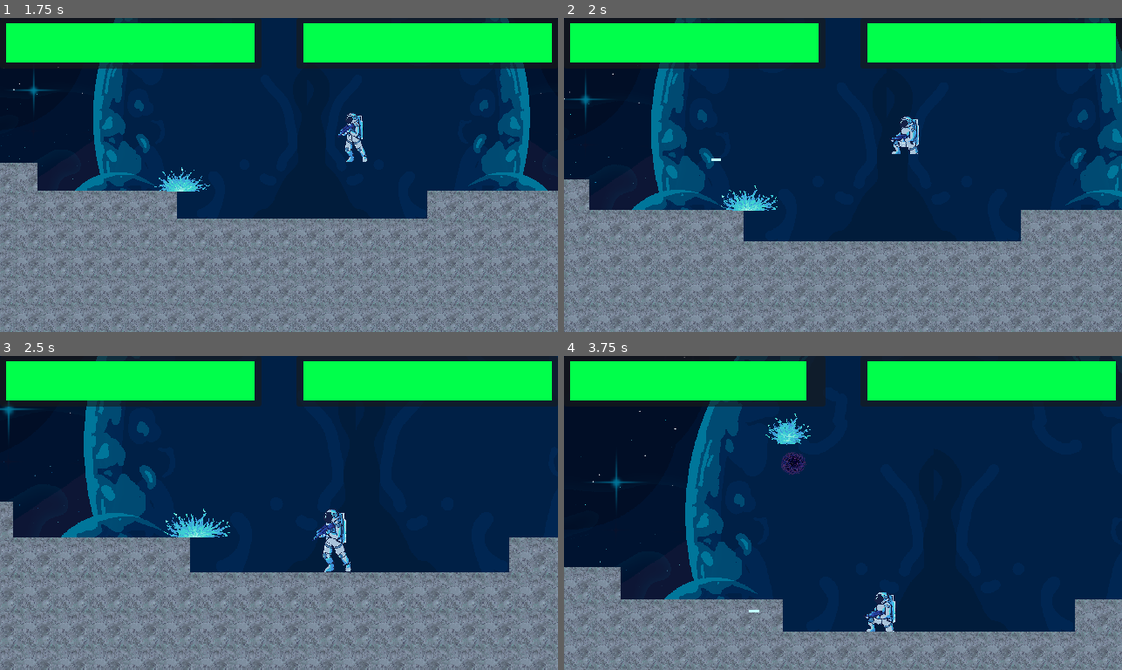
Above: before the commit, frames 1-4 (two rows, left to right).
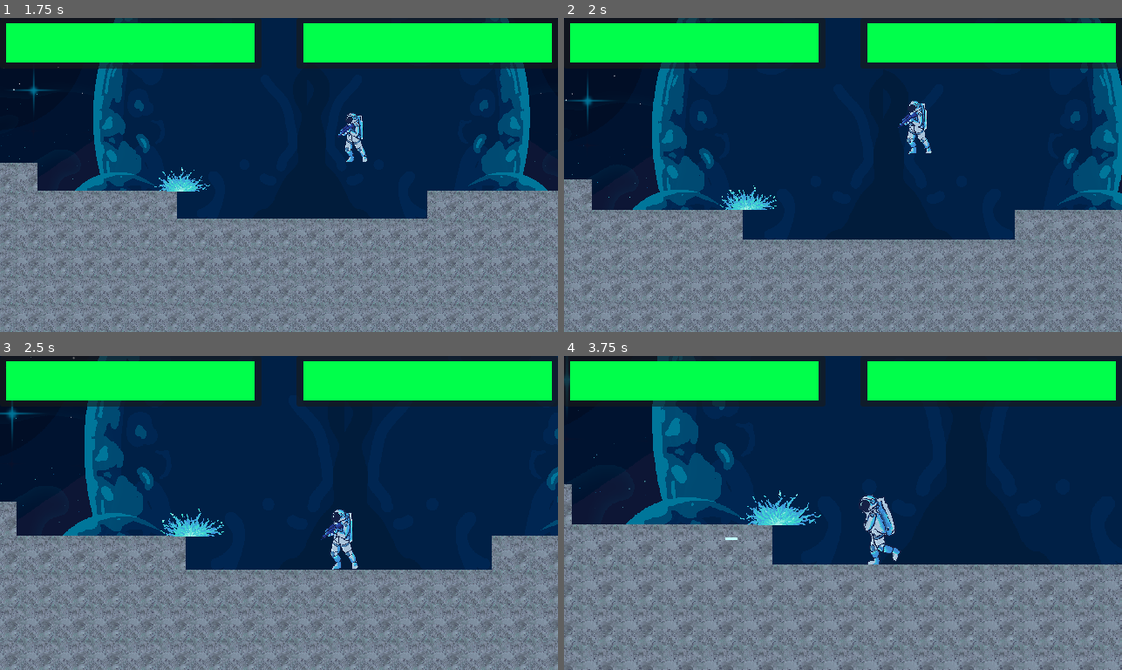
Above: after the commit, the same moments.

Repository: Abel-Breaker/CuanticFight
Game: Godot game, scene res://scenes/ui/MainMenu.tscn
Same seed, same stepped clock (60 frames per second), same inputs: the game is played once before the commit and once after it.
Inputs (mouse positions are in pixels of both pictures, inside the frame that each line leads up to):
- Up to frame 1 (1.75 s): click "PLAY" at 0.5 s; move the mouse to (401, 159) at 1.27 s; hold Left (move_left_2) from 1.28 s (still down); tap Shift (light_attack_2) at 1.35 s; tap Up (jump_2) at 1.52 s
- Up to frame 2 (2 s): keep holding Left (move_left_2); tap Up (jump_2) at 1.82 s
- Up to frame 3 (2.5 s): move the mouse to (167, 528) at 2.02 s; release Left (move_left_2) at 2.03 s; tap Left (move_left_2) at 2.1 s; tap Up (jump_2) at 2.27 s; tap Right (move_right_2) at 2.3 s
- Up to frame 4 (3.75 s): tap Up (jump_2) at 2.57 s; move the mouse to (898, 443) at 2.77 s; hold Right (move_right_2) 2.78-3.53 s; tap / (ranged_attack_2) at 3.05, 3.6 s; move the mouse to (815, 575) at 3.52 s

Frame 1 is identical in both runs. In frame 2, 13% of the frame differs, in the area x 0-100%, y 0-100%; in frame 3, 15%; in frame 4, 33%.

Commit message:
Created AIController_2

Diff:
--- /dev/null
+++ b/scenes/core/AIController_2.tscn
@@ -0,0 +1,21 @@
+[gd_scene format=3 uid="uid://dvudj2eu3busr"]
+
+[ext_resource type="Script" uid="uid://ibxg6w1k3o0l" path="res://scripts/core/AIController_2.gd" id="1_h8dcl"]
+
+[node name="AIController2" type="Node" unique_id=581048184]
+script = ExtResource("1_h8dcl")
+
+[node name="DecisionTimer" type="Timer" parent="." unique_id=1323288523]
+wait_time = 0.25
+
+[node name="StartingTime" type="Timer" parent="." unique_id=1084288085]
+one_shot = true
+
+[node name="CanDoActionTimer" type="Timer" parent="." unique_id=1377401228]
+wait_time = 0.325
+one_shot = true
+
+[node name="MoveTimer" type="Timer" parent="." unique_id=1293156933]
+one_shot = true
+
+[node name="CollideInFront" type="RayCast2D" parent="." unique_id=854637018]
--- /dev/null
+++ b/scripts/core/AIController_2.gd
@@ -0,0 +1,208 @@
+extends Node
+
+enum DecisionState {ESCAPE, CATCH, ATTACK_MIDRANGE, ATTACK_CLOSERANGE}
+
+@onready var starting_timer: Timer = $StartingTime
+@onready var decision_timer: Timer = $DecisionTimer
+@onready var can_do_action_timer: Timer = $CanDoActionTimer
+@onready var move_timer: Timer = $MoveTimer
+@onready var collide_front_raycast: RayCast2D = $CollideInFront
+
+@export var far_distance: float = 300
+@export var near_distance: float = 60
+@export var view_distance_to_jump: float = 60
+
+var enemy : CharacterParent
+var myCharacter : CharacterParent
+
+var mood : DecisionState = DecisionState.ATTACK_MIDRANGE
+#var time_since_last_jump : float = 0
+var end_movement_to_left_int: int = 0
+var can_make_action: bool = true
+
+var isSetUp = false
+
+func _ready() -> void:
+	starting_timer.timeout.connect(func():
+		isSetUp = true
+		decision_timer.start()
+		think_next_decision_state()
+	, CONNECT_ONE_SHOT)
+	decision_timer.timeout.connect(think_next_decision_state)
+	can_do_action_timer.timeout.connect(allow_actions)
+
+func setup(inEnemy : CharacterParent, inControlledCharacter : CharacterParent) -> void:
+	enemy = inEnemy
+	myCharacter = inControlledCharacter
+	starting_timer.start()
+
+func allow_actions():
+	can_make_action = true
+
+func think_next_decision_state():
+	if not myCharacter or not is_instance_valid(myCharacter): return
+
+	var dx = enemy.global_position.x - myCharacter.global_position.x
+	var enemy_vel = enemy.velocity
+	var distance = abs(dx)
+	if distance > far_distance and randf() < 0.8:
+		mood = DecisionState.CATCH
+	elif distance <= near_distance:
+		mood = DecisionState.ATTACK_CLOSERANGE
+	#elif ((dx > 0 and enemy_vel.x > 0) or (dx < 0 and enemy_vel.x < 0)) \
+	#	and enemy.current_health <= myCharacter.current_health:
+	#
+	#	mood = DecisionState.HUNTING
+	#elif (myCharacter.current_health < enemy.current_health * 0.5):
+	#	mood = DecisionState.ESCAPING
+	else:
+		mood = DecisionState.ATTACK_MIDRANGE
+
+	print("DEBUG: MOOD: " + str(mood) + " (ESCAPING, HUNTING, COMBO, TESTING) | ENEMYPOS: " + str(enemy.global_position) + ", MYPOS: " + str(myCharacter.global_position))
+
+
+
+func _physics_process(delta: float) -> void:
+	if not isSetUp or not can_make_action:
+		return
+	if not myCharacter or not is_instance_valid(myCharacter): return
+
+	end_movement_to_left_int = 0
+	can_make_action = false
+	can_do_action_timer.start()
+
+	match mood:
+		# Prioritizes surviving
+		DecisionState.ESCAPE:
+			end_movement_to_left_int += move_away_from_enemy(0.4, 0.4)
+			if randf() < 0.15:
+				look_towards_enemy()
+				use_ranged_attack()
+		# Prioritizes dealing damage
+		DecisionState.CATCH:
+			end_movement_to_left_int += move_towards_enemy(0.3, 0.5)
+			if randf() < 0.2:
+				look_towards_enemy()
+				use_ranged_attack()
+		# Balanced between dealing damage and surviving
+		DecisionState.ATTACK_MIDRANGE:
+			if randf() < 0.15:
+				jump()
+			if randf() < 0.3:
+				use_ranged_attack()
+			end_movement_to_left_int += move_towards_enemy(0.225, 0.5)
+		DecisionState.ATTACK_CLOSERANGE:
+			if randf() < 0.1:
+				jump()
+			elif enemy.global_position.y > (myCharacter.global_position.y + 5) and randf() < 0.3:
+				jump()
+			use_light_attack()
+			end_movement_to_left_int += move_towards_enemy(0.125, 0.285)
+
+	#NOTE: Raycast to jump
+	if end_movement_to_left_int != 0:
+		collide_front_raycast.global_position = myCharacter.global_position
+		collide_front_raycast.target_position = Vector2((-1 if end_movement_to_left_int < 0 else 1) * view_distance_to_jump, 0)
+		collide_front_raycast.collide_with_bodies = true
+		collide_front_raycast.force_raycast_update()
+		if collide_front_raycast.is_colliding():
+			jump()
+		#-----------
+		"""
+		var line = Line2D.new()
+		line.add_point(collide_front_raycast.global_position)
+		line.add_point(collide_front_raycast.global_position + collide_front_raycast.target_position)
+		line.width = 2
+		line.default_color = Color.YELLOW
+		get_tree().root.add_child(line)
+		var line2 = Line2D.new()
+		line2.add_point(collide_front_raycast.global_position)
+		line2.add_point(collide_front_raycast.global_position + Vector2(4,0))
+		line2.width = 2
+		line2.default_color = Color.RED
+		get_tree().root.add_child(line2)
+		"""
+		#-----------
+
+
+#func im_in_melee_range() -> bool:
+#	return true if abs(myCharacter.get_position().x - enemy.get_position().x) <= 21 else false
+
+func im_on_the_right() -> bool:
+	return true if myCharacter.get_position().x - enemy.get_position().x > 0 else false
+
+func look_away_from_enemy() -> void:
+	if im_on_the_right():
+		Input.action_press("move_right_2")
+		Input.action_release("move_right_2")
+	else:
+		Input.action_press("move_left_2")
+		Input.action_release("move_left_2")
+
+func look_towards_enemy() -> void:
+	if im_on_the_right():
+		var running_right = Input.is_action_pressed("move_right_2")
+		if running_right:
+			Input.action_release("move_right_2")
+		Input.action_press("move_left_2")
+		Input.action_release("move_left_2")
+		if running_right:
+			Input.action_press("move_right_2")
+	else:
+		var running_left = Input.is_action_pressed("move_left_2")
+		if running_left:
+			Input.action_release("move_left_2")
+		Input.action_press("move_right_2")
+		Input.action_release("move_right_2")
+		if running_left:
+			Input.action_press("move_left_2")
+
+func move_away_from_enemy(min: float, max: float) -> int:
+	if im_on_the_right():
+		safe_random_yielding_input_pressing("move_right_2", min, max)
+		return 1
+	else:
+		safe_random_yielding_input_pressing("move_left_2", min, max)
+		return -1
+
+func move_towards_enemy(min: float, max: float) -> int:
+	if im_on_the_right():
+		safe_random_yielding_input_pressing("move_left_2", min, max)
+		return -1
+	else:
+		safe_random_yielding_input_pressing("move_right_2", min, max)
+		return 1
+
+func on_move_timer_end(input_name: String):
+	Input.action_release(input_name)
+
+func safe_random_yielding_input_pressing(input_name: String, min: float, max: float):
+	if not move_timer.is_stopped():
+		move_timer.stop()
+		move_timer.timeout.emit()
+	move_timer.wait_time = randf_range(min, max)
+	move_timer.timeout.connect(on_move_timer_end.bind(input_name), CONNECT_ONE_SHOT)
+	move_timer.start()
+	Input.action_press(input_name)
+
+func use_light_attack() -> void:
+	Input.action_press("light_attack_2")
+	Input.action_release("light_attack_2")
+
+func use_ranged_attack() -> void:
+	Input.action_press("ranged_attack_2")
+	Input.action_release("ranged_attack_2")
+
+func use_especial_attack() -> void:
+	Input.action_press("especial_attack_2")
+	Input.action_release("especial_attack_2")
+
+func jump() -> void:
+	Input.action_press("jump_2")
+	Input.action_release("jump_2")
+
+func _exit_tree() -> void:
+	decision_timer.timeout.disconnect(think_next_decision_state)
+	can_do_action_timer.timeout.disconnect(allow_actions)
+	enemy = null
+	myCharacter = null
--- a/scripts/core/CombatManager.gd
+++ b/scripts/core/CombatManager.gd
@@ -1,7 +1,7 @@
 extends Node
 class_name CombatManager
 
-@onready var ai_scene = preload("res://scenes/core/AIController.tscn")
+@onready var ai_scene = preload("res://scenes/core/AIController_2.tscn")
 @onready var quant_player_scene = preload("res://scenes/characters/CharacterParent.tscn")
 @onready var classic_player_scene = preload("res://scenes/characters/ClassicCharacter.tscn")
 
Not shown, added: scripts/core/AIController_2.gd.uid
